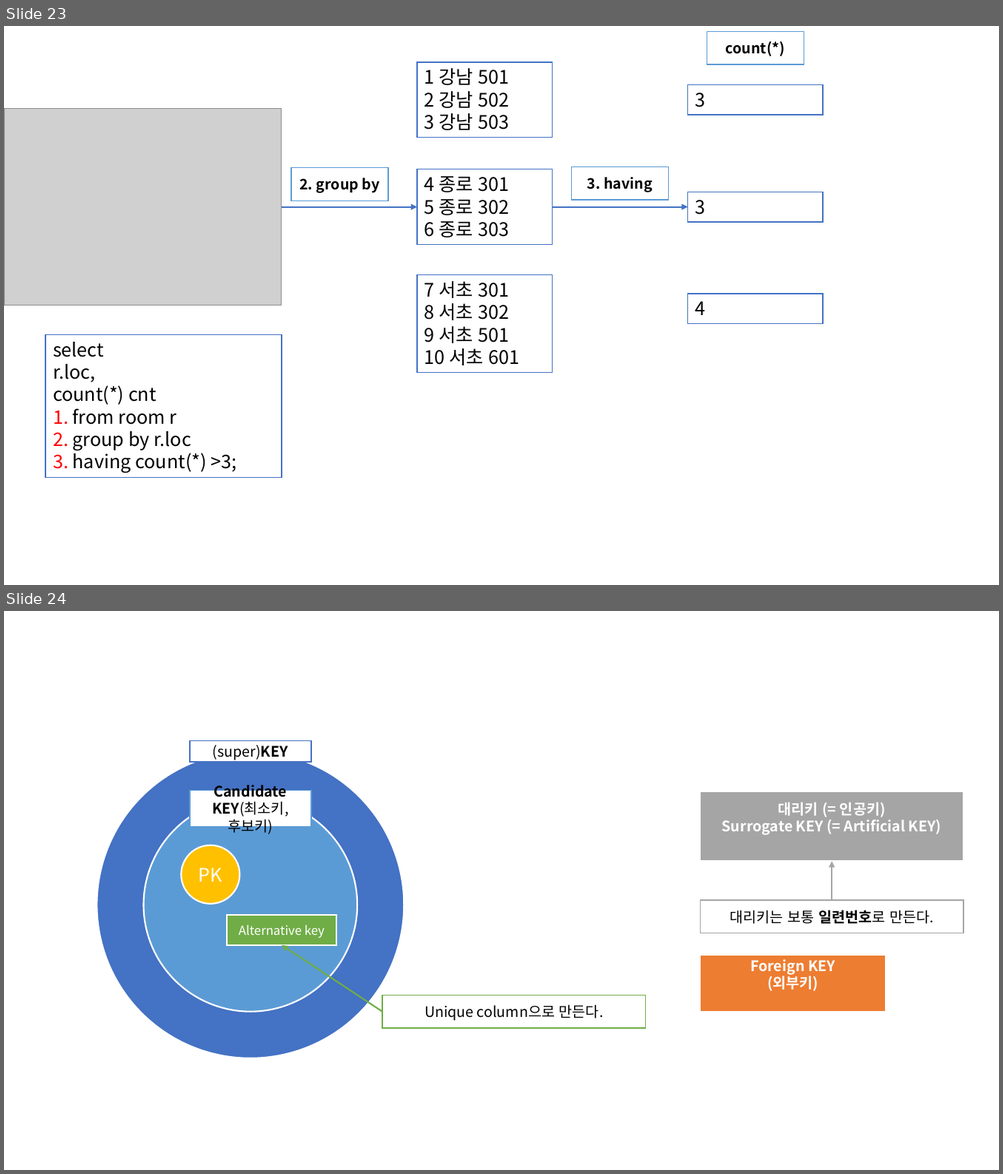
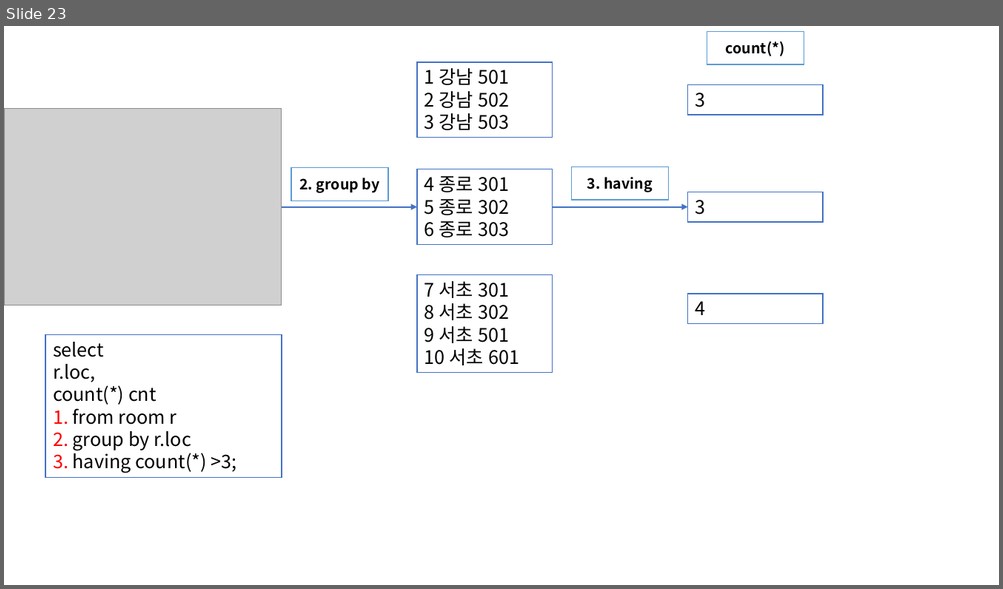
Before and after one commit to Dingadung/2022-study-workspace, a slide deck: study-note/데이터베이스/2022-09-05 내용정리.pptx. Shown one above the other, each under a label of ours: slides 23 and 24 before the commit, slide 23 after it. The pictures are 1003x1174 and 1003x589 pixels, drawn with LibreOffice and Linux fonts; fonts in the diff are those of the drawing; grey boxes stand for pictures. Boxes give left, top, right and bottom in pixels: in the first picture for what was removed or moved away, otherwise in the second. Text is boxed around its words. In the diff, an @@ line names an element or a change of style, - is before the commit and + after.

```diff
--- a/study-note/데이터베이스/2022-09-05 내용정리.pptx
+++ b/study-note/데이터베이스/2022-09-05 내용정리.pptx
@@ slide 24 removed at (4,611,999,1170), background #FFFFFF @@
@@ rectangle removed at (190,741,311,762) @@
-(super)KEY
@@ ellipse removed at (96,752,404,1059) @@
@@ ellipse removed at (144,798,357,1011) @@
@@ rectangle removed at (190,791,311,827) @@
-Candidate KEY(최소키, 후보키)
@@ rectangle removed at (700,792,964,862) @@
-대리키 (= 인공키)
-Surrogate KEY (= Artificial KEY)
@@ ellipse removed at (181,846,239,903) @@
-PK
@@ arrow removed from (831, 900) to (831, 862) @@
@@ rectangle removed at (227,915,337,946) @@
-Alternative key
@@ rectangle removed at (700,900,964,934) @@
-대리키는 보통 일련번호로 만든다.
@@ arrow removed from (382, 1011) to (282, 945) @@
@@ rectangle removed at (700,955,885,1012) @@
-Foreign KEY
-(외부키)
@@ rectangle removed at (382,995,646,1028) @@
-Unique column으로 만든다.
```
Also in this commit, not shown: 1 slide changed, 4 slides added, 5 other slides removed, 8 other files.
